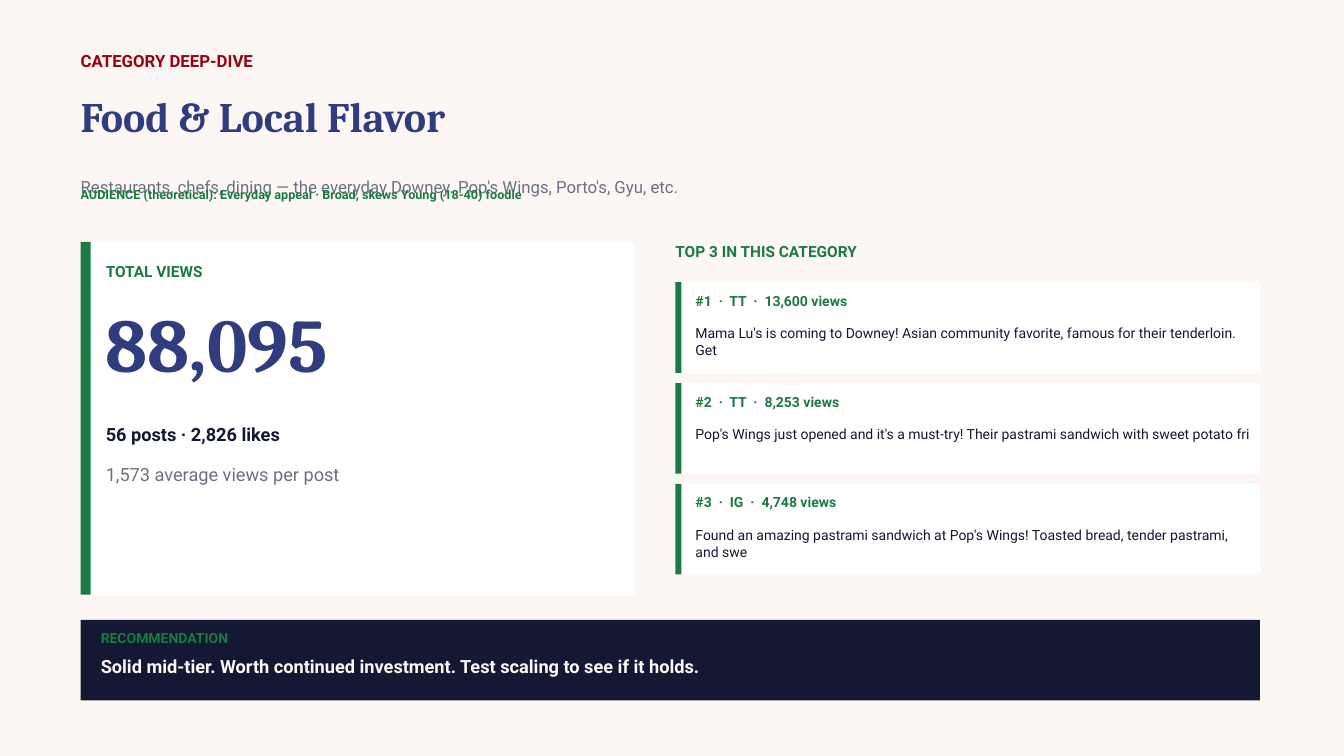
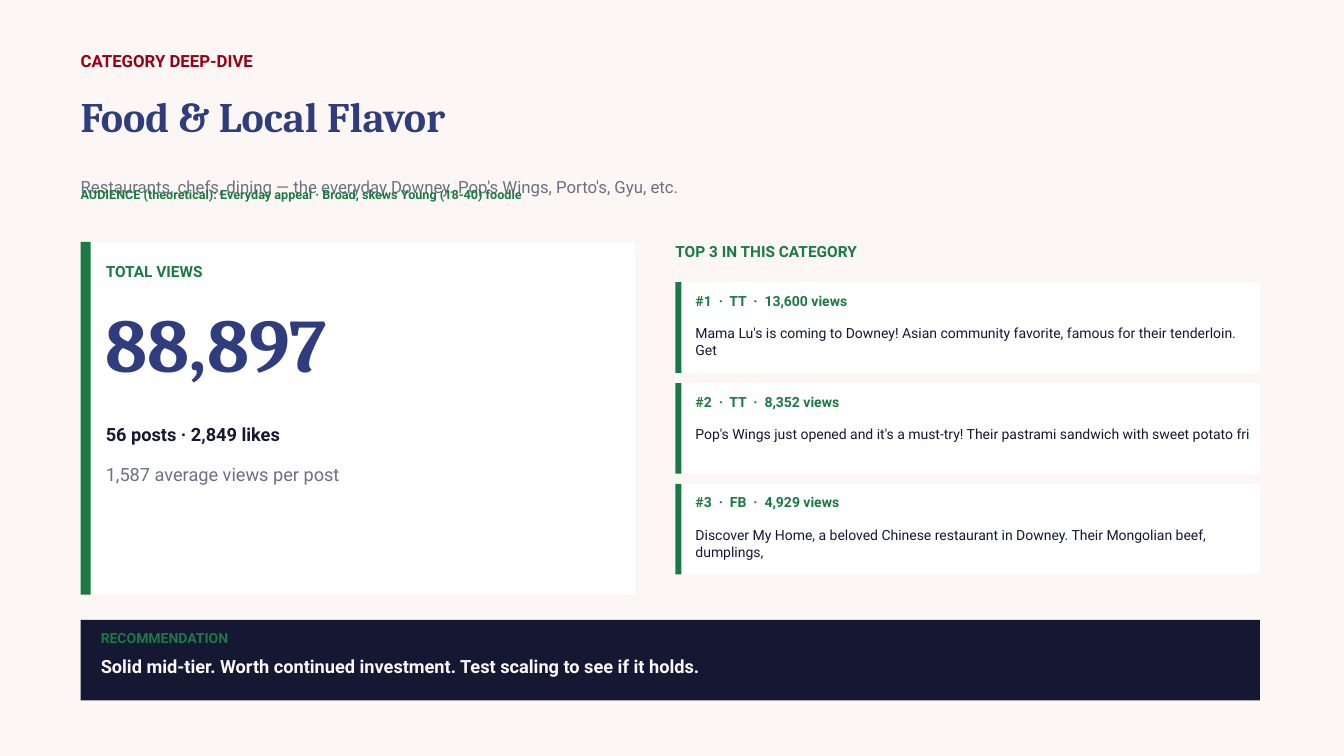
Before and after one commit to zvmmer/talking-downey-kpis, a slide deck: slide 5 of SPONSOR_CONTENT_REPORT.pptx. Drawn at 1344x756 pixels with LibreOffice and Linux fonts; fonts in the diff are those of the drawing. Boxes give left, top, right and bottom in pixels: in the first picture for what was removed or moved away, otherwise in the second. Text is boxed around its words. In the diff, an @@ line names an element or a change of style, - is before the commit and + after.

```diff
--- a/SPONSOR_CONTENT_REPORT.pptx
+++ b/SPONSOR_CONTENT_REPORT.pptx
@@ text at <box>106,320,327,383</box>: text changed @@
-88,095
+88,897
@@ text at <box>695,396,839,410</box>: text changed @@
-#2 · TT · 8,253 views
+#2 · TT · 8,352 views
@@ text at <box>106,427,280,445</box>: text changed @@
-56 posts · 2,826 likes
+56 posts · 2,849 likes
@@ text at <box>106,468,340,485</box>: text changed @@
-1,573 average views per post
+1,587 average views per post
@@ text at <box>695,496,839,510</box>: text changed @@
-#3 · IG · 4,748 views
+#3 · FB · 4,929 views
@@ text at <box>695,529,1206,560</box>: text changed @@
-Found an amazing pastrami sandwich at Pop's Wings! Toasted bread, tender pastrami, and swe
+Discover My Home, a beloved Chinese restaurant in Downey. Their Mongolian beef, dumplings,
```
Also in this commit, not shown: 10 other slides changed, 5 other files.
